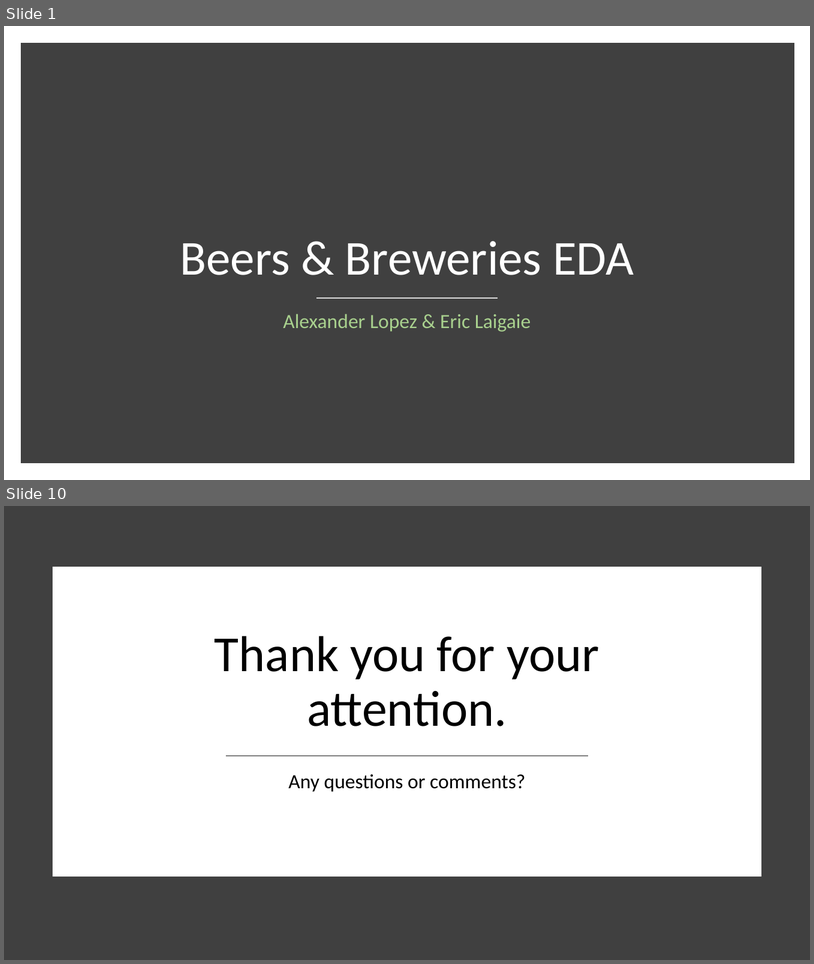
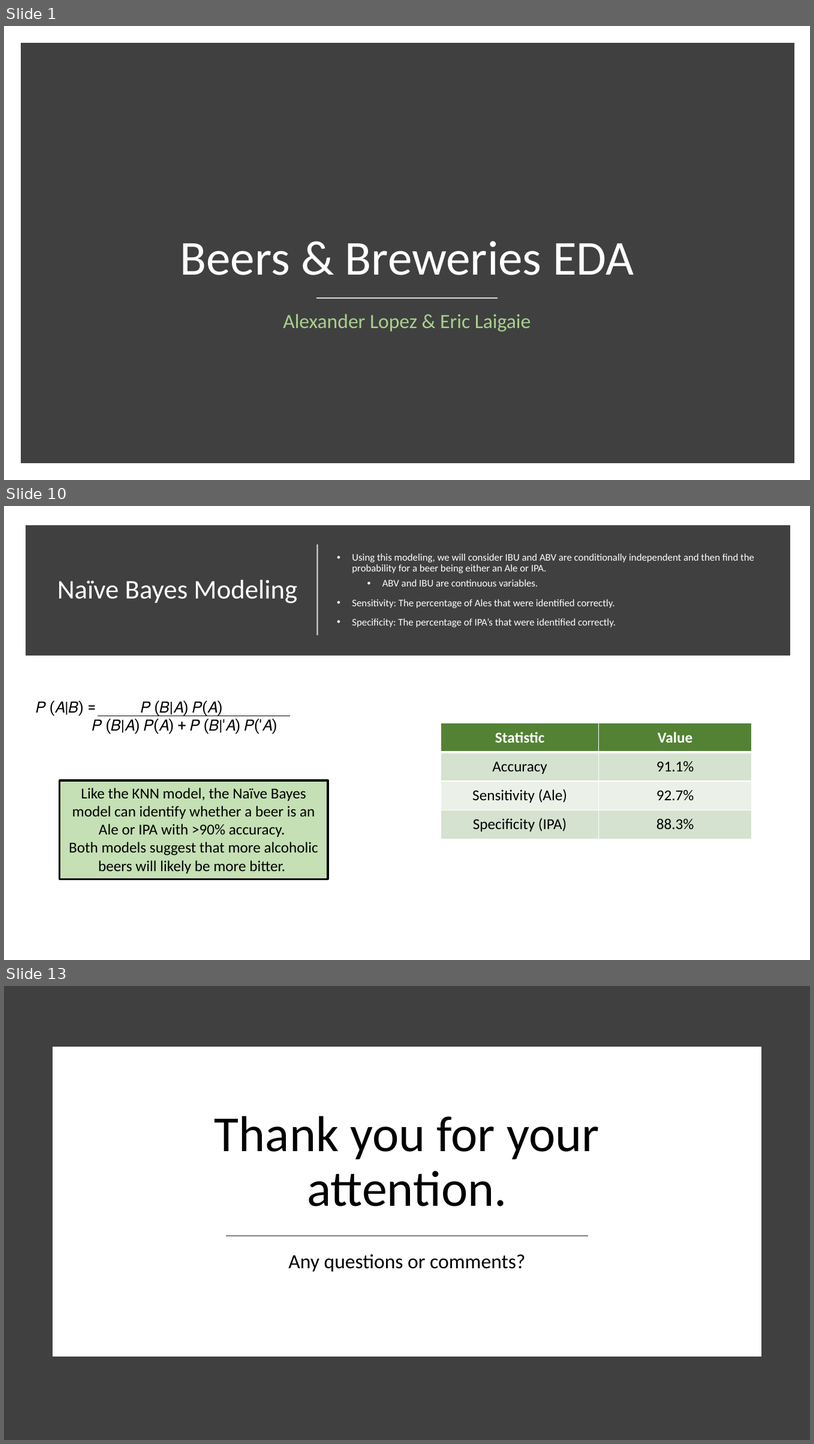
Before and after one commit to ericlaigaie/Case-Study-01, a slide deck: EDA_Presentation - AL.pptx. Shown one above the other, each under a label of ours: slides 1 and 10 before the commit, slides 1, 10 and 13 after it; the slides between them are not shown. The pictures are 814x964 and 814x1444 pixels, drawn with LibreOffice and Linux fonts; fonts in the diff are those of the drawing. Boxes give left, top, right and bottom in pixels: in the first picture for what was removed or moved away, otherwise in the second. Text is boxed around its words. In the diff, an @@ line names an element or a change of style, - is before the commit and + after.

```diff
--- a/EDA_Presentation - AL.pptx
+++ b/EDA_Presentation - AL.pptx
@@ slide 10 added at (4,506,810,960), background #FFFFFF @@
@@ rectangle added at (30,529,787,652), fill #404040, outline #404040 10 pt @@
@@ line added from (317, 636) to (317, 545), #FFFFFF 1.5 pt @@
@@ text added at (352,553,755,627), 12 pt, text #FFFFFF @@
+• Using this modeling, we will consider IBU and ABV are conditionally independent and then find the probability for a beer being either an Ale or IPA.
+  • ABV and IBU are continuous variables.
+• Sensitivity: The percentage of Ales that were identified correctly.
+• Specificity: The percentage of IPA’s that were identified correctly.
@@ title added at (57,580,297,603), 32 pt, text #FFFFFF @@
+Naïve Bayes Modeling
@@ text added at (36,701,272,730), 18 pt, text #000000 @@
+𝑃 (𝐴|𝐵) = 𝑃 (𝐵|𝐴) 𝑃(𝐴)
+𝑃 (𝐵|𝐴) 𝑃(𝐴) + 𝑃 (𝐵|′𝐴) 𝑃(′𝐴)
@@ line added from (97, 716) to (290, 716), #000000 0.5 pt @@
@@ table added at (441,723,752,838), 4 rows, 2 columns @@
+Statistic | Value
+Accuracy | 91.1%
+Sensitivity (Ale) | 92.7%
+Specificity (IPA) | 88.3%
@@ rectangle added at (60,780,328,879), fill #C5E0B4, outline #000000 2.25 pt, 18 pt, text #000000 @@
+Like the KNN model, the Naïve Bayes model can identify whether a beer is an Ale or IPA with >90% accuracy.
+Both models suggest that more alcoholic beers will likely be more bitter.
@@ what was slide 10 is now slide 13 @@
```
Also in this commit, not shown: 4 slides changed, 8 other slides added, 4 slides removed.
